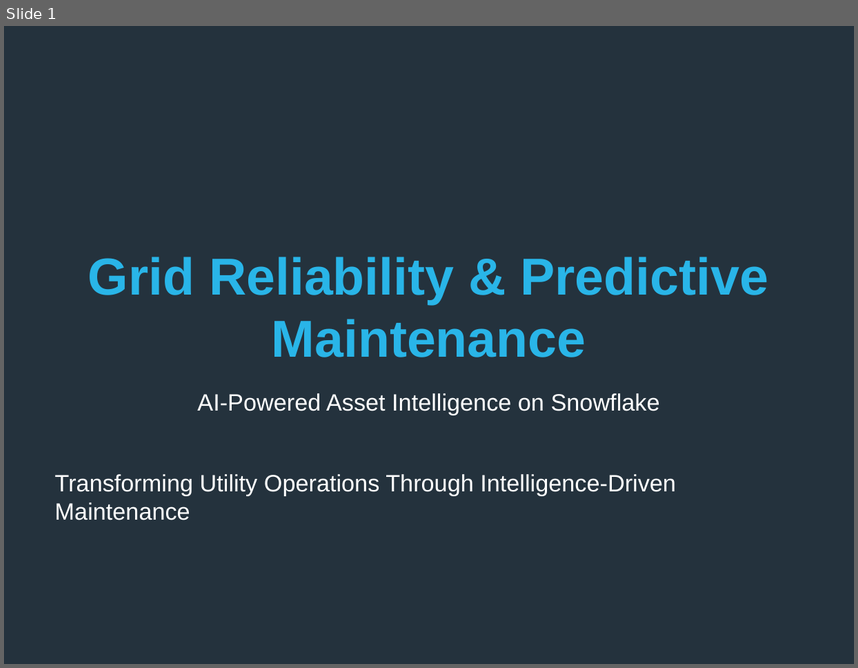
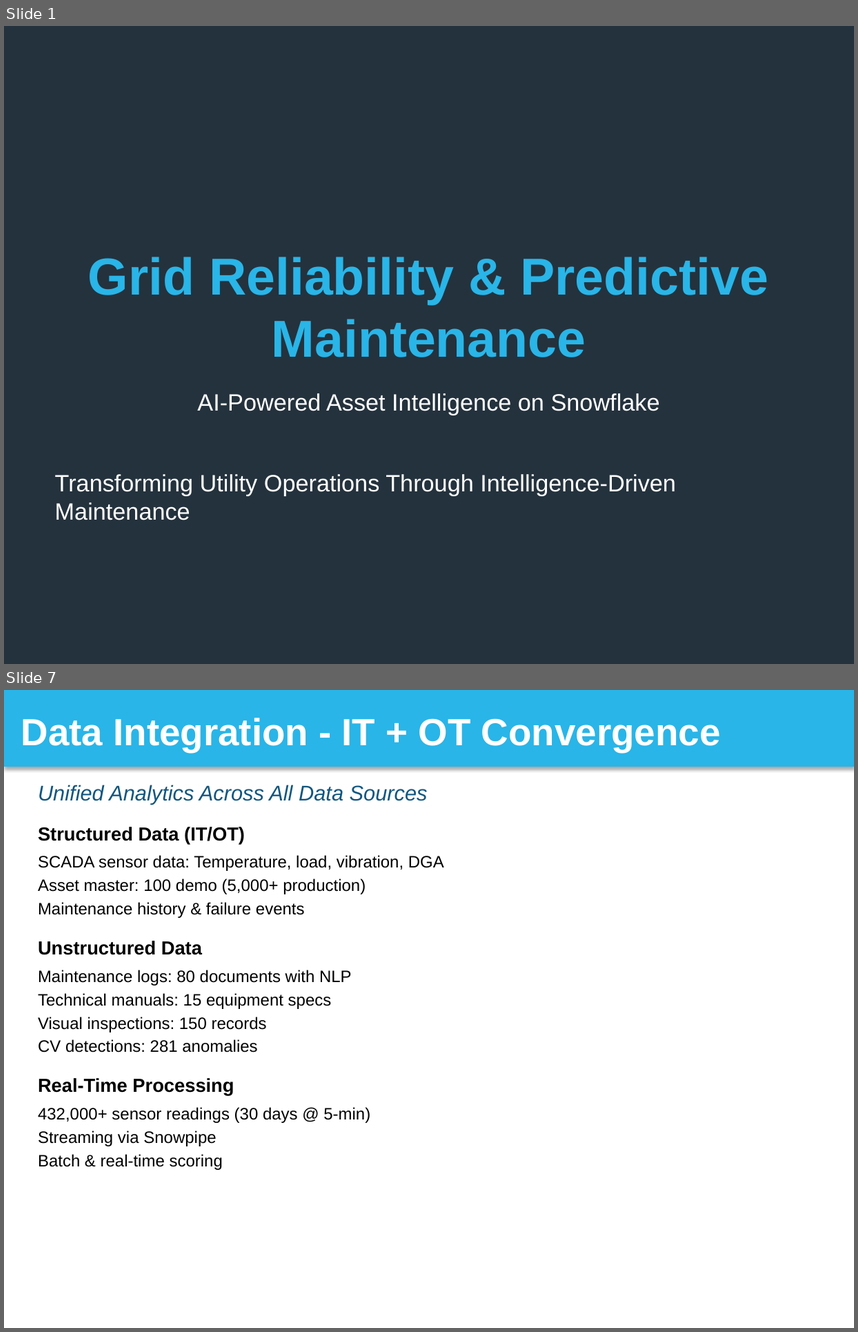
Before and after one commit to sfc-gh-srsubramanian/Utilities-GridReliability-PredictiveMaintenance, a slide deck: solution_presentation/Grid_Reliability_Snowflake_Presentation.pptx. Shown one above the other, each under a label of ours: slide 1 before the commit, slides 1 and 7 after it; the slides between them are not shown. The pictures are 858x668 and 858x1332 pixels, drawn with LibreOffice and Linux fonts; fonts in the diff are those of the drawing. Boxes give left, top, right and bottom in pixels: in the first picture for what was removed or moved away, otherwise in the second. Text is boxed around its words. In the diff, an @@ line names an element or a change of style, - is before the commit and + after.

Commit message:
Presentation: Update to complete 30-slide deck
Replaced 5-slide demo with complete presentation:
- All 26 main slides (title through thank you)
- 4 appendix slides (ML details, data model, integration, cost)
- Total: 30 professionally formatted slides
- Snowflake brand colors throughout
- Ready to import to Google Slides

Content covers:
✅ Problem statement (slides 2-3)
✅ Solution overview (slides 4-11)
✅ Business impact (slides 12-13)
✅ Use cases (slides 14-16)
✅ Technical details (slides 17-19)
✅ Differentiators & success story (slides 20-21)
✅ Demo & next steps (slides 22-24)
✅ Q&A & closing (slides 25-26)
✅ Technical appendix (A-D)

File size: 73KB (optimized for upload)

```diff
--- a/solution_presentation/Grid_Reliability_Snowflake_Presentation.pptx
+++ b/solution_presentation/Grid_Reliability_Snowflake_Presentation.pptx
@@ slide 7 added at bbox=[4, 690, 854, 1328], background #FFFFFF @@
@@ rectangle added at bbox=[4, 690, 854, 767], fill #29B5E8, 32 pt, text #FFFFFF, bold @@
+Data Integration - IT + OT Convergence
@@ text added at bbox=[38, 785, 428, 804], 18 pt, text #11567F, italic @@
+Unified Analytics Across All Data Sources
@@ text added at bbox=[38, 827, 444, 1170], 14 pt, text #000000 @@
+Structured Data (IT/OT)
+SCADA sensor data: Temperature, load, vibration, DGA
+Asset master: 100 demo (5,000+ production)
+Maintenance history & failure events
+Unstructured Data
+Maintenance logs: 80 documents with NLP
+Technical manuals: 15 equipment specs
+Visual inspections: 150 records
+CV detections: 281 anomalies
+Real-Time Processing
+432,000+ sensor readings (30 days @ 5-min)
+Streaming via Snowpipe
+Batch & real-time scoring
```
Also in this commit, not shown: 4 slides changed, 24 other slides added.
